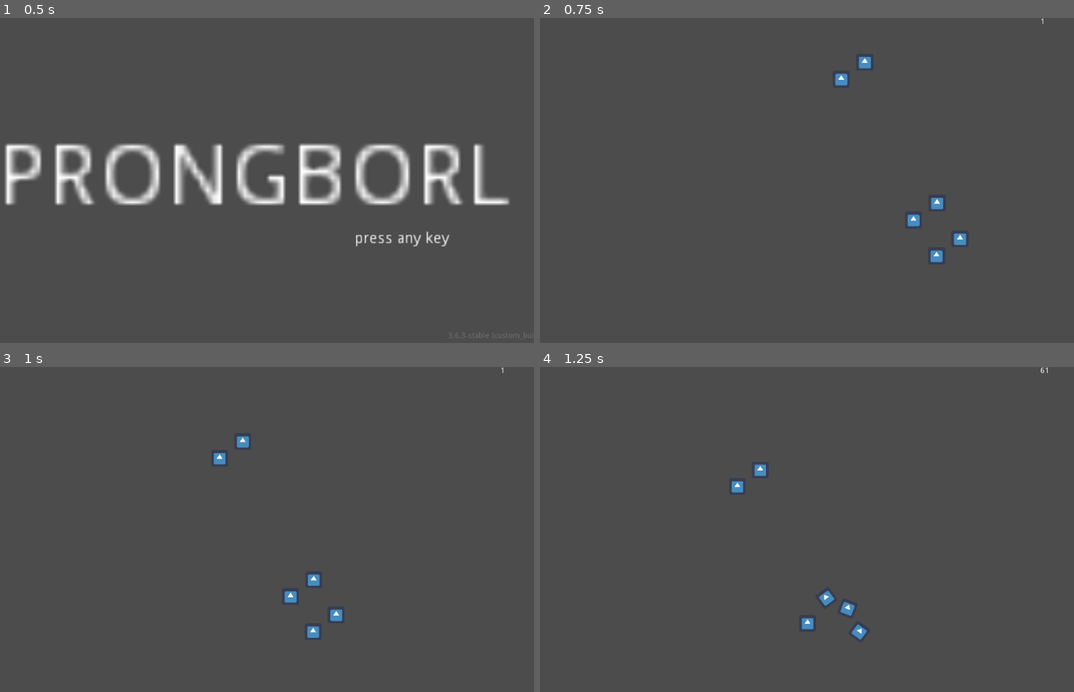
Above: before the commit, frames 1-4 (two rows, left to right).
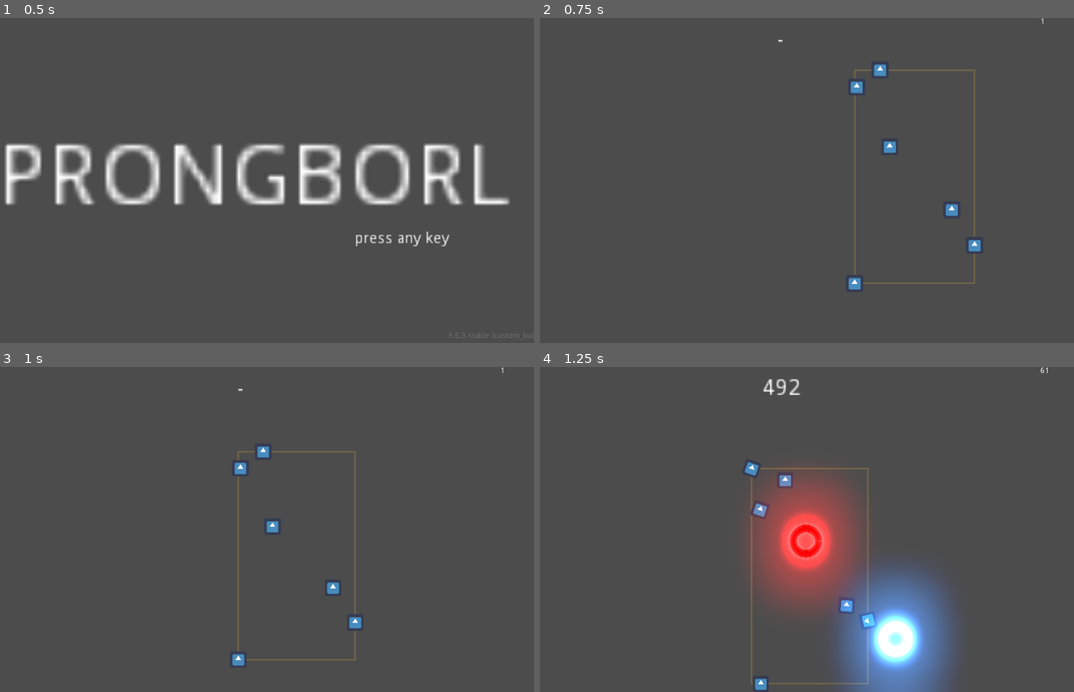
Above: after the commit, the same moments.

Repository: ioxu/pinball
Game: Godot game, scene res://screens/splash.tscn
Same seed, same stepped clock (60 frames per second), same inputs: the game is played once before the commit and once after it. The engine's default icon, where the game draws it, is replaced by a stand-in: a white triangle on a blue panel in a dark square.
Inputs:
- Up to frame 1 (0.5 s): no input
- Up to frame 2 (0.75 s): tap Enter at 0.5 s; hold / (right_paddle) from 0.53 s (still down)
- Up to frame 3 (1 s): keep holding / (right_paddle)
- Up to frame 4 (1.25 s): keep holding / (right_paddle)

Frame 1 is identical in both runs. In frame 2, 1.5% of the frame differs, in the area x 44-83%, y 6-84%; in frame 3, 1.4%; in frame 4, 16%, in the area x 35-79%, y 3-100%.

Commit message:
bumpers and a score label

Diff:
--- a/levels/test_level.tscn
+++ b/levels/test_level.tscn
@@ -1,13 +1,14 @@
-[gd_scene load_steps=5 format=2]
+[gd_scene load_steps=6 format=2]
 
 [ext_resource path="res://parts/paddle/paddle.tscn" type="PackedScene" id=1]
 [ext_resource path="res://parts/balls/pinball.tscn" type="PackedScene" id=2]
+[ext_resource path="res://parts/bumpers/bumper.tscn" type="PackedScene" id=3]
 
 [sub_resource type="RectangleShape2D" id=2]
 extents = Vector2( 514, 74.5 )
 
 [sub_resource type="RectangleShape2D" id=3]
-extents = Vector2( 15, 873.375 )
+extents = Vector2( 152.5, 873.375 )
 
 [node name="level" type="Node2D"]
 
@@ -68,11 +69,11 @@
 position = Vector2( -3, -361 )
 
 [node name="CollisionShape2D" type="CollisionShape2D" parent="RigidBody2D2"]
-position = Vector2( 4, 0 )
+position = Vector2( -133.5, 0 )
 shape = SubResource( 3 )
 
 [node name="RigidBody2D4" type="KinematicBody2D" parent="."]
-position = Vector2( 1010, -361 )
+position = Vector2( 1161, -361 )
 
 [node name="CollisionShape2D" type="CollisionShape2D" parent="RigidBody2D4"]
 position = Vector2( 4, 0 )
@@ -95,19 +96,118 @@
 polygon = PoolVector2Array( 648, 512, 648, 480, 834.746, 312.768, 959.964, -8.33128, 1023.96, -8.8867, 1030, 616, 545, 613, 544, 576 )
 
 [node name="pinball" parent="." instance=ExtResource( 2 )]
-position = Vector2( 765, 68 )
+position = Vector2( 583, 108 )
+continuous_cd = 2
 
 [node name="pinball2" parent="." instance=ExtResource( 2 )]
 position = Vector2( 809, 36 )
+continuous_cd = 2
 
 [node name="pinball3" parent="." instance=ExtResource( 2 )]
-position = Vector2( 722, 1 )
+position = Vector2( 649, -150 )
+continuous_cd = 2
 
 [node name="pinball4" parent="." instance=ExtResource( 2 )]
 position = Vector2( 766, -31 )
+continuous_cd = 2
 
 [node name="pinball5" parent="." instance=ExtResource( 2 )]
 position = Vector2( 587, -263 )
+continuous_cd = 2
 
 [node name="pinball6" parent="." instance=ExtResource( 2 )]
 position = Vector2( 631, -295 )
+scale = Vector2( 1, 0.995024 )
+continuous_cd = 2
+
+[node name="bumper" parent="." instance=ExtResource( 3 )]
+position = Vector2( 512, 597 )
+force = 60000.0
+
+[node name="bumper2" parent="." instance=ExtResource( 3 )]
+position = Vector2( 524, 174 )
+force = 60000.0
+
+[node name="bumper3" parent="." instance=ExtResource( 3 )]
+position = Vector2( 370, 81 )
+force = 60000.0
+
+[node name="bumper4" parent="." instance=ExtResource( 3 )]
+position = Vector2( 672, 77 )
+force = 60000.0
+
+[node name="bumper8" parent="." instance=ExtResource( 3 )]
+position = Vector2( 366, -345 )
+force = 60000.0
+
+[node name="bumper9" parent="." instance=ExtResource( 3 )]
+position = Vector2( 668, -349 )
+force = 60000.0
+
+[node name="bumper5" parent="." instance=ExtResource( 3 )]
+position = Vector2( 518, -30 )
+force = 60000.0
+
+[node name="bumper16" parent="." instance=ExtResource( 3 )]
+position = Vector2( 524, -490 )
+force = 60000.0
+
+[node name="bumper17" parent="." instance=ExtResource( 3 )]
+position = Vector2( 370, -583 )
+force = 60000.0
+
+[node name="bumper18" parent="." instance=ExtResource( 3 )]
+position = Vector2( 672, -587 )
+force = 60000.0
+
+[node name="bumper19" parent="." instance=ExtResource( 3 )]
+position = Vector2( 366, -1009 )
+force = 60000.0
+
+[node name="bumper20" parent="." instance=ExtResource( 3 )]
+position = Vector2( 668, -1013 )
+force = 60000.0
+
+[node name="bumper21" parent="." instance=ExtResource( 3 )]
+position = Vector2( 518, -694 )
+force = 60000.0
+
+[node name="bumper6" parent="." instance=ExtResource( 3 )]
+position = Vector2( 29, -21 )
+force = 60000.0
+flash_color = Color( 1, 0.890196, 0, 1 )
+
+[node name="bumper10" parent="." instance=ExtResource( 3 )]
+position = Vector2( 176, 274 )
+force = 60000.0
+flash_color = Color( 0.231373, 0.517647, 0.968627, 1 )
+
+[node name="bumper11" parent="." instance=ExtResource( 3 )]
+position = Vector2( 849, 271 )
+force = 60000.0
+flash_color = Color( 0.231373, 0.517647, 0.968627, 1 )
+
+[node name="bumper7" parent="." instance=ExtResource( 3 )]
+position = Vector2( 997, -21 )
+force = 60000.0
+flash_color = Color( 1, 0.890196, 0, 1 )
+
+[node name="bumper12" parent="." instance=ExtResource( 3 )]
+position = Vector2( 29, -510 )
+force = 60000.0
+flash_color = Color( 1, 0.890196, 0, 1 )
+
+[node name="bumper13" parent="." instance=ExtResource( 3 )]
+position = Vector2( 997, -510 )
+force = 60000.0
+flash_color = Color( 1, 0.890196, 0, 1 )
+
+[node name="bumper14" parent="." instance=ExtResource( 3 )]
+position = Vector2( 29, -948 )
+force = 60000.0
+flash_color = Color( 1, 0.890196, 0, 1 )
+
+[node name="bumper15" parent="." instance=ExtResource( 3 )]
+position = Vector2( 997, -948 )
+force = 60000.0
+flash_color = Color( 1, 0.890196, 0, 1 )
--- a/parts/balls/pinball.gd
+++ b/parts/balls/pinball.gd
@@ -2,10 +2,13 @@
 
 class_name Pinball
 
+var is_pinball := true
 
 func _ready():
 	pass
 
+func do_aply_impulse( v ) -> void:
+	self.apply_central_impulse( v )
 
 func get_class():
 	return "Pinball"
--- /dev/null
+++ b/parts/bumpers/bumper.gd
@@ -0,0 +1,54 @@
+extends Area2D
+class_name Bumper
+
+export var force := 60000.0
+export(Color, RGB) var flash_color = Color(1.0, 0.0, 0.0)
+export var hit_score := 123
+
+var fx_time := 0.0
+var fx_fade_speed := 5.5
+
+
+signal score_points(this_bumper, n_points)
+
+
+func get_class():
+	return "Bumper"
+
+
+func _ready():
+	pass
+
+
+func _physics_process(delta):
+	for b in self.get_overlapping_bodies():
+		if b.get_class() == "Pinball":
+			_on_bumper_body_entered( b )
+			emit_signal( "score_points", self, self.hit_score )
+			fx_time = 1.0
+	if fx_time > 0.0:
+		fx_time -= fx_fade_speed * delta
+		update()
+
+
+func _draw():
+	if fx_time > 0.0:
+		draw_arc( Vector2.ZERO,
+			32-(15/2),
+			0.0,
+			deg2rad(359),
+			32,
+			Color(flash_color.r, flash_color.g, flash_color.b, fx_time)*2,
+			15)
+
+
+func _on_bumper_body_entered( body ):
+	if body.get_class() == "Pinball":
+		var _id = body.get_global_position() - self.get_global_position()
+		_id = _id.normalized() * force
+
+		# kill a bit of existing velocity
+		body.set_linear_velocity( body.get_linear_velocity() * 0.5 )
+
+		# apply bumper impulse
+		body.apply_central_impulse( _id )
--- /dev/null
+++ b/parts/bumpers/bumper.tscn
@@ -0,0 +1,13 @@
+[gd_scene load_steps=3 format=2]
+
+[ext_resource path="res://parts/bumpers/bumper.gd" type="Script" id=1]
+
+[sub_resource type="CircleShape2D" id=4]
+radius = 32.0156
+
+[node name="bumper" type="Area2D"]
+script = ExtResource( 1 )
+force = 30000.0
+
+[node name="CollisionShape2D" type="CollisionShape2D" parent="."]
+shape = SubResource( 4 )
--- a/project.godot
+++ b/project.godot
@@ -9,12 +9,18 @@
 config_version=4
 
 _global_script_classes=[ {
+"base": "Area2D",
+"class": "Bumper",
+"language": "GDScript",
+"path": "res://parts/bumpers/bumper.gd"
+}, {
 "base": "RigidBody2D",
 "class": "Pinball",
 "language": "GDScript",
 "path": "res://parts/balls/pinball.gd"
 } ]
 _global_script_class_icons={
+"Bumper": "",
 "Pinball": ""
 }
 
@@ -48,4 +54,4 @@
 
 quality/intended_usage/framebuffer_allocation=0
 quality/filters/msaa=3
-environment/default_environment="res://default_env.tres"
+environment/default_environment="res://parts/environments/default_env.tres"
--- a/screens/game.gd
+++ b/screens/game.gd
@@ -8,8 +8,12 @@
 var window_size = Vector2.ZERO
 
 var balls = []
+var bumpers = []
 
 var current_level := Node2D
+
+var points := 0.0
+
 
 func _ready():
 	var _ws = OS.get_window_size()
@@ -18,7 +22,7 @@
 	print("setting " + $ViewportContainer/Viewport.get_path()+"'s resolution to %s"%[_ws])
 	$ViewportContainer/Viewport.set_size( Vector2( _ws.x, _ws.y ))
 	switch_level( first_level )
-
+	$hud/score_label.text = "-"
 
 func _process(_delta):
 	$fps_label.text = str(Engine.get_frames_per_second())
@@ -39,13 +43,18 @@
 	current_level = lvl
 	$ViewportContainer/Viewport.add_child(lvl)
 
+
 	#===========================================================================
-	# find balls, tell camera
+	# find objects in level
 	print(".. find balls")
 	balls = []
+	bumpers = []
 	for c in lvl.get_children():
-		if c.get_class() == "Pinball":
+		#if c.get_class() == "Pinball":
+		if "is_pinball" in c:
 			balls.append(c)
+		elif c.get_class() == "Bumper":
+			bumpers.append(c)
 
 	if len(balls) > 0:
 		print("found %s balls (%s)"%[len(balls), balls])
@@ -55,3 +64,22 @@
 
 	$ViewportContainer/Viewport/Camera2D/balls_hull.balls = balls
 	#===========================================================================
+
+	# connnect to bumper signals
+	for b in bumpers:
+		b.connect("score_points", self, "_on_score_points")
+
+
+func _on_score_points( object, n_points):
+	print("[game] score %s points from %s "%[ n_points, object.get_name() ])
+	self.points += n_points
+	$hud/score_label.text = format_score(str(self.points))
+
+
+# https://godotengine.org/qa/18559/how-to-add-commas-to-an-integer-or-float-in-gdscript
+func format_score(score : String) -> String:
+	var i : int = score.length() - 3
+	while i > 0:
+		score = score.insert(i, ",")
+		i = i - 3
+	return score
--- a/screens/game.tscn
+++ b/screens/game.tscn
@@ -1,8 +1,18 @@
-[gd_scene load_steps=4 format=2]
+[gd_scene load_steps=5 format=2]
 
 [ext_resource path="res://screens/game.gd" type="Script" id=1]
 [ext_resource path="res://parts/camera/camera.gd" type="Script" id=2]
 [ext_resource path="res://parts/balls/balls_hull.gd" type="Script" id=4]
+
+[sub_resource type="Environment" id=1]
+background_mode = 4
+glow_enabled = true
+glow_levels/1 = true
+glow_levels/2 = true
+glow_intensity = 5.0
+glow_strength = 0.75
+glow_blend_mode = 0
+glow_bicubic_upscale = true
 
 [node name="Node2D" type="Node2D"]
 script = ExtResource( 1 )
@@ -15,8 +25,10 @@
 size = Vector2( 2, 2 )
 handle_input_locally = false
 msaa = 2
-hdr = false
 render_target_update_mode = 3
+
+[node name="WorldEnvironment" type="WorldEnvironment" parent="ViewportContainer/Viewport"]
+environment = SubResource( 1 )
 
 [node name="world_drawer" type="Node2D" parent="ViewportContainer/Viewport"]
 
@@ -30,9 +42,22 @@
 
 [node name="balls_hull" type="Node2D" parent="ViewportContainer/Viewport/Camera2D"]
 script = ExtResource( 4 )
+do_draw = true
 
 [node name="fps_label" type="Label" parent="."]
 margin_left = 962.0
 margin_right = 1002.0
 margin_bottom = 14.0
 text = "60"
+
+[node name="hud" type="Node2D" parent="."]
+
+[node name="score_label" type="Label" parent="hud"]
+margin_left = 425.0
+margin_top = 19.0
+margin_right = 465.0
+margin_bottom = 33.0
+rect_scale = Vector2( 3, 3 )
+text = "score"
+align = 1
+valign = 1
Renamed: default_env.tres -> parts/environments/default_env.tres
